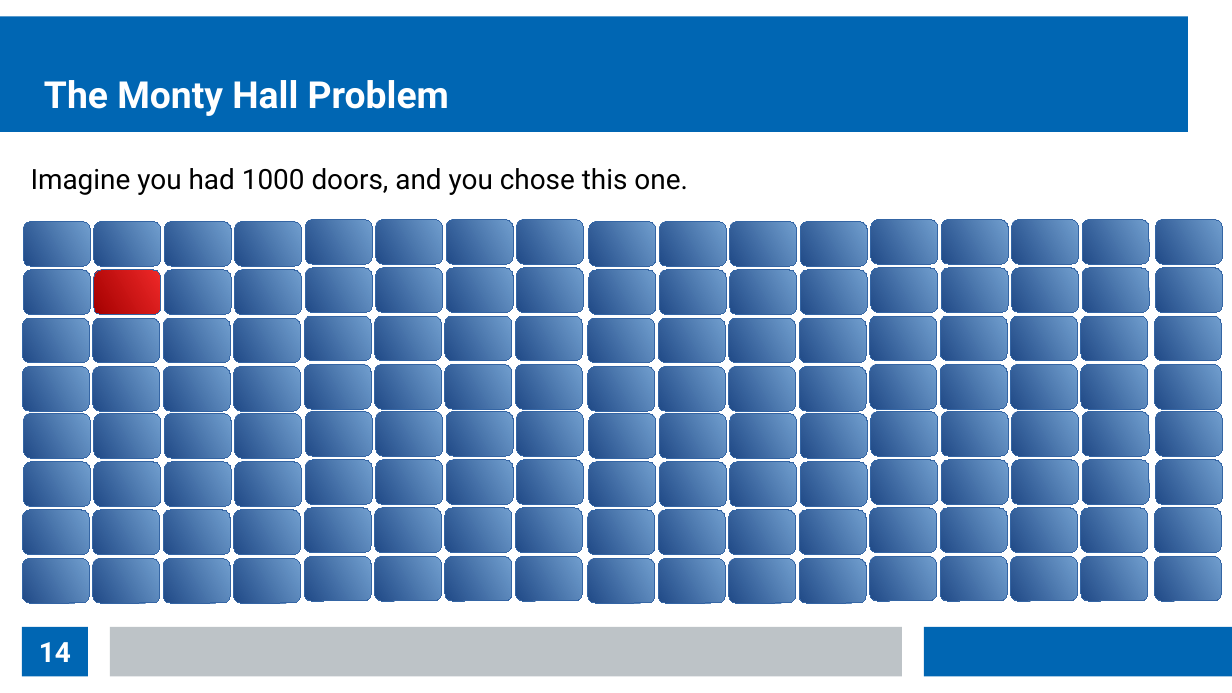
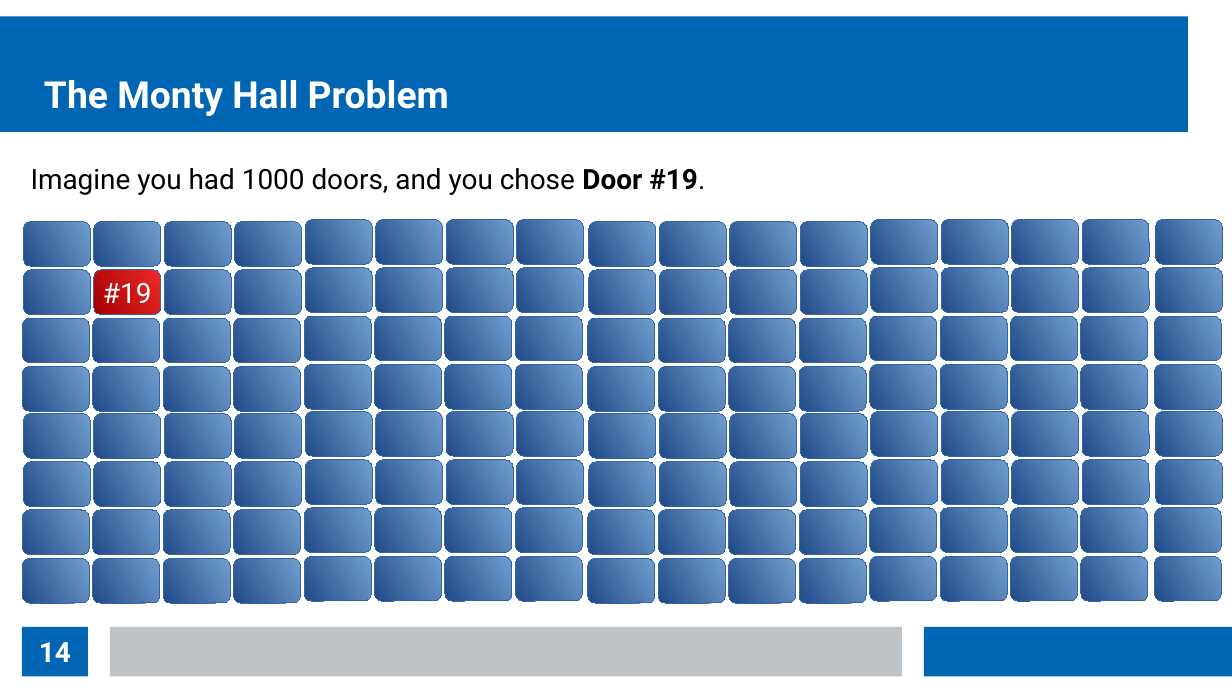
Before and after one commit to thomasnield/kotlin_data_science_talk_ChicagoJUG, a slide deck: slide 14 of kotlin_data_science_talk_chijug_slides.odp. Drawn at 1232x693 pixels with LibreOffice and Linux fonts; fonts in the diff are those of the drawing. Boxes give left, top, right and bottom in pixels: in the first picture for what was removed or moved away, otherwise in the second. Text is boxed around its words. In the diff, an @@ line names an element or a change of style, - is before the commit and + after.

Commit message:
continue monty hall example

```diff
--- a/kotlin_data_science_talk_chijug_slides.odp
+++ b/kotlin_data_science_talk_chijug_slides.odp
@@ text at [31,168,705,195]: text changed @@
-Imagine you had 1000 doors, and you chose this one.
+Imagine you had 1000 doors, and you chose Door #19.
@@ text in rounded rectangle at [103,283,152,303]: text added @@
+#19
```
Also in this commit, not shown: 4 other slides changed, 1 slide added.
